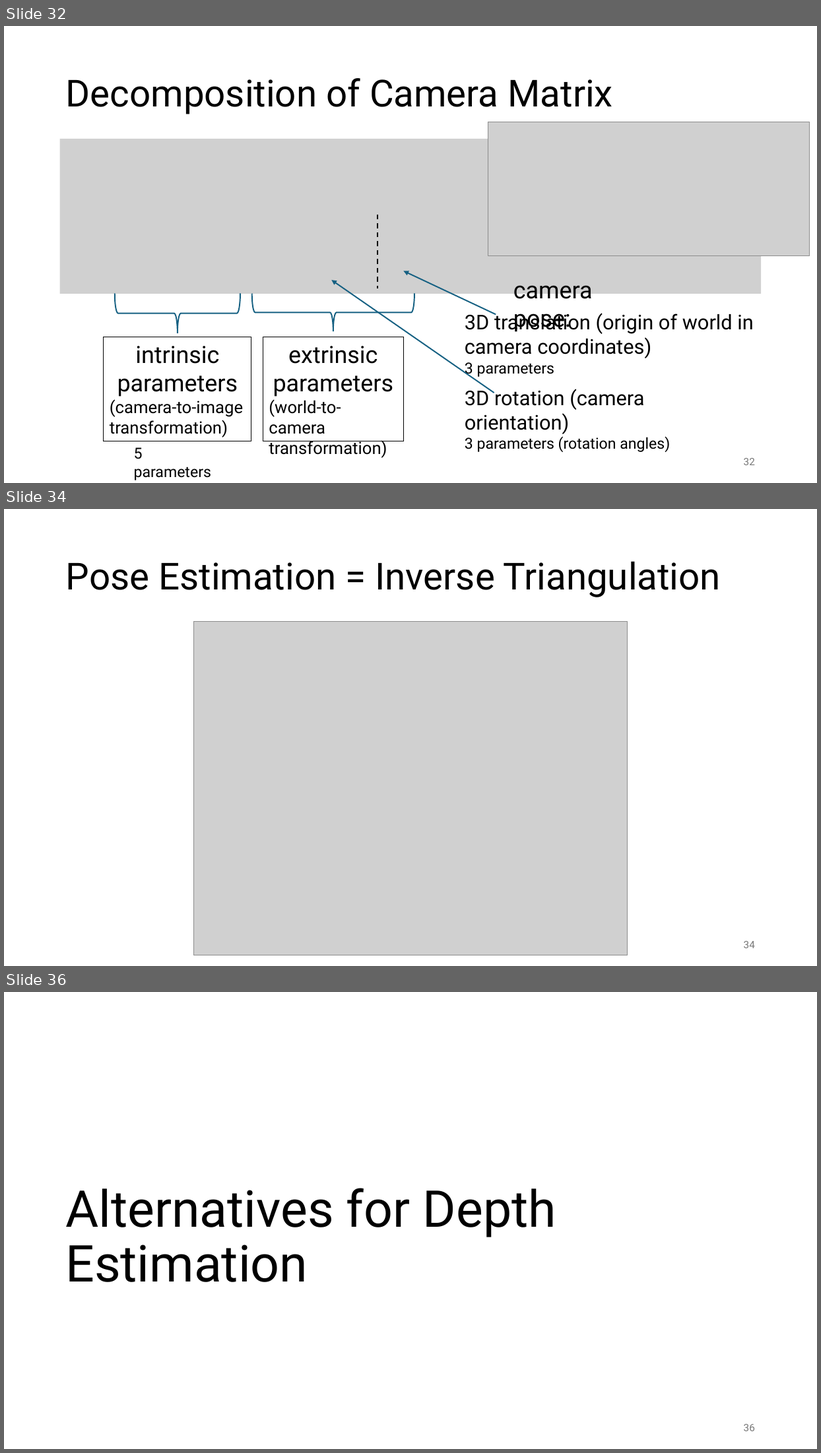
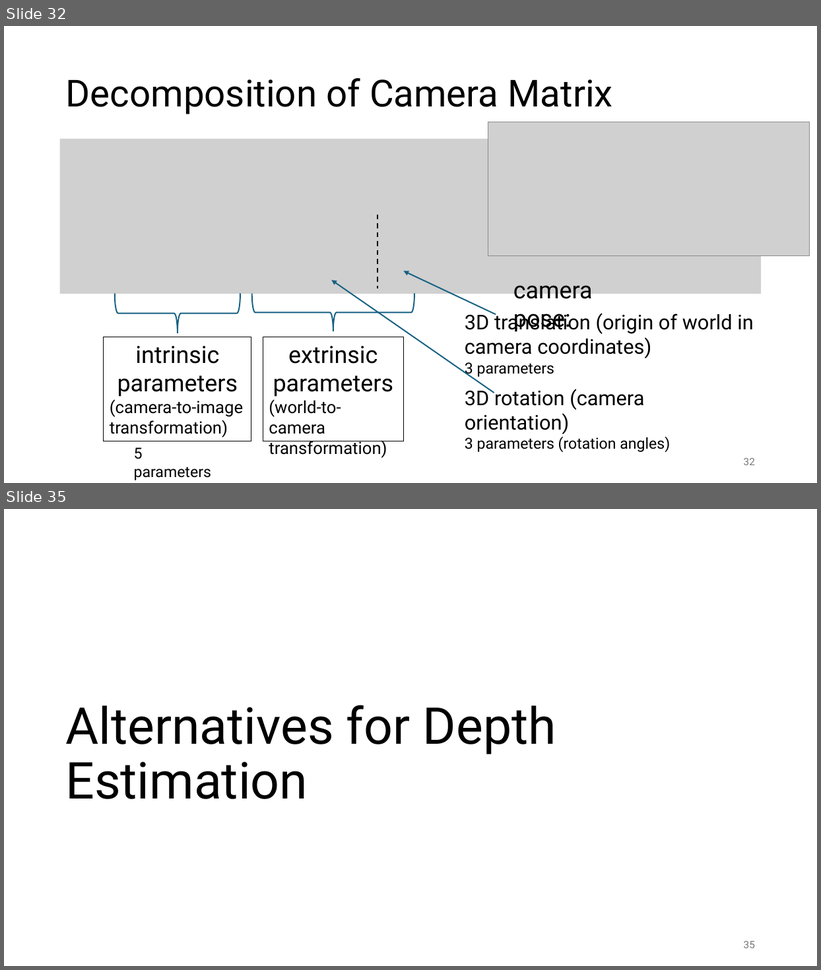
Before and after one commit to FelixWick/computer_vision, a slide deck: slides/3_projective_geometry.pptx. Shown one above the other, each under a label of ours: slides 32, 34 and 36 before the commit, slides 32 and 35 after it; the slides between them are not shown. The pictures are 821x1453 and 821x970 pixels, drawn with LibreOffice and Linux fonts; fonts in the diff are those of the drawing; grey boxes stand for pictures. Boxes give left, top, right and bottom in pixels: in the first picture for what was removed or moved away, otherwise in the second. Text is boxed around its words. In the diff, an @@ line names an element or a change of style, - is before the commit and + after.

```diff
--- a/slides/3_projective_geometry.pptx
+++ b/slides/3_projective_geometry.pptx
@@ slide 34 removed at [4,509,817,966], background #FFFFFF @@
@@ title removed at [66,561,721,597] @@
-Pose Estimation = Inverse Triangulation
@@ picture removed at [193,622,627,956] @@
@@ page number removed at [744,941,755,949] @@
-34
@@ what was slide 36 is now slide 35 @@
```
Also in this commit, not shown: 2 slides changed, 1 slide added, 1 other slide removed, 1 other file.
